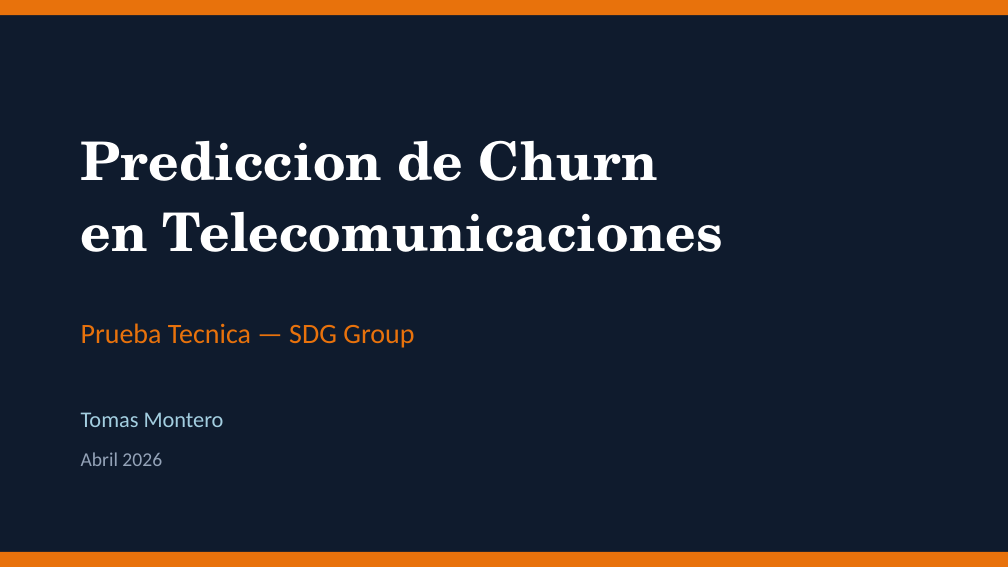
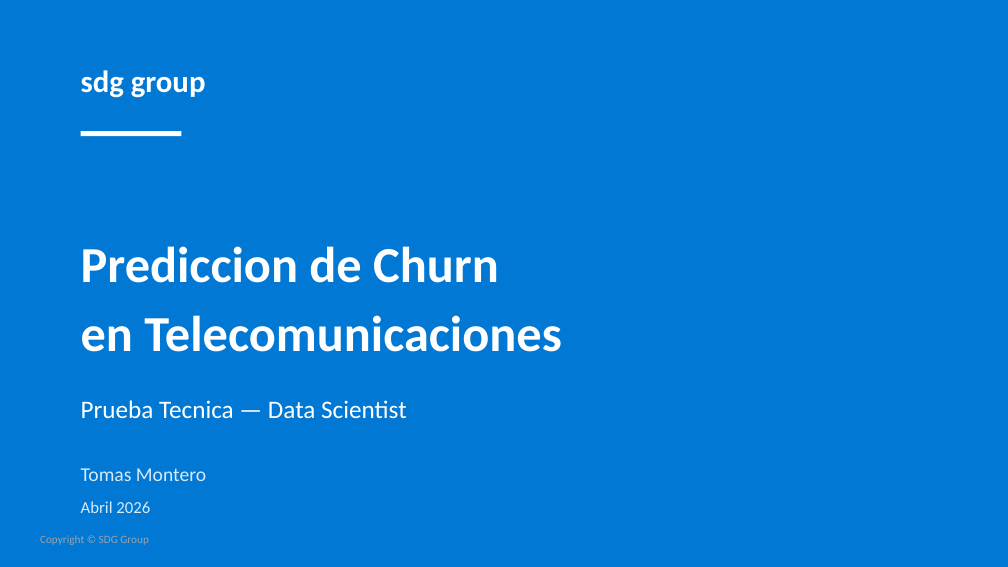
Before and after one commit to TomasUrban0/AI_Test_SDG, a slide deck: slide 1 of Presentacion_Churn_SDG.pptx. Drawn at 1008x567 pixels with LibreOffice and Linux fonts; fonts in the diff are those of the drawing. Boxes give left, top, right and bottom in pixels: in the first picture for what was removed or moved away, otherwise in the second. Text is boxed around its words. In the diff, an @@ line names an element or a change of style, - is before the commit and + after.

```diff
--- a/Presentacion_Churn_SDG.pptx
+++ b/Presentacion_Churn_SDG.pptx
@@ background #0F1B2D to #0078D4 @@
@@ rectangle removed at [0,0,1008,15] @@
@@ text added at [81,70,206,98], 22 pt, text #FFFFFF, bold @@
+sdg group
@@ rectangle added at [81,131,181,136], fill #FFFFFF @@
@@ text "Prediccion de Churn": place and size @@
-text "Prediccion de Churn" at [81,140,723,252]
+text "Prediccion de Churn" at [81,246,561,352]
@@ text "Prediccion de Churn" at [81,246,561,352]: size 38 to 36 pt, font TeX Gyre Schola to Calibri; line spacing 1.1 to 1.15 @@
@@ text at [81,400,407,419]: text changed; size 20 to 18 pt; text colour #E8720C to #FFFFFF @@
-Prueba Tecnica — SDG Group
+Prueba Tecnica — Data Scientist
@@ text "Tomas Montero": place and size @@
-text "Tomas Montero" at [81,412,224,427]
+text "Tomas Montero" at [81,468,206,481]
@@ text "Tomas Montero" at [81,468,206,481]: size 16 to 14 pt, text colour #A3CEE0 to #D6EAF8 @@
@@ text "Abril 2026": place and size @@
-text "Abril 2026" at [81,452,162,466]
+text "Abril 2026" at [81,501,150,513]
@@ text "Abril 2026" at [81,501,150,513]: size 14 to 12 pt, text colour #94A3B8 to #D6EAF8 @@
@@ text added at [40,535,149,545], 8 pt, text #9CA3AF @@
+Copyright © SDG Group
@@ rectangle removed at [0,551,1008,566] @@
```
Also in this commit, not shown: 23 other slides changed, 1 slide added, 1 slide removed, 19 other files.
